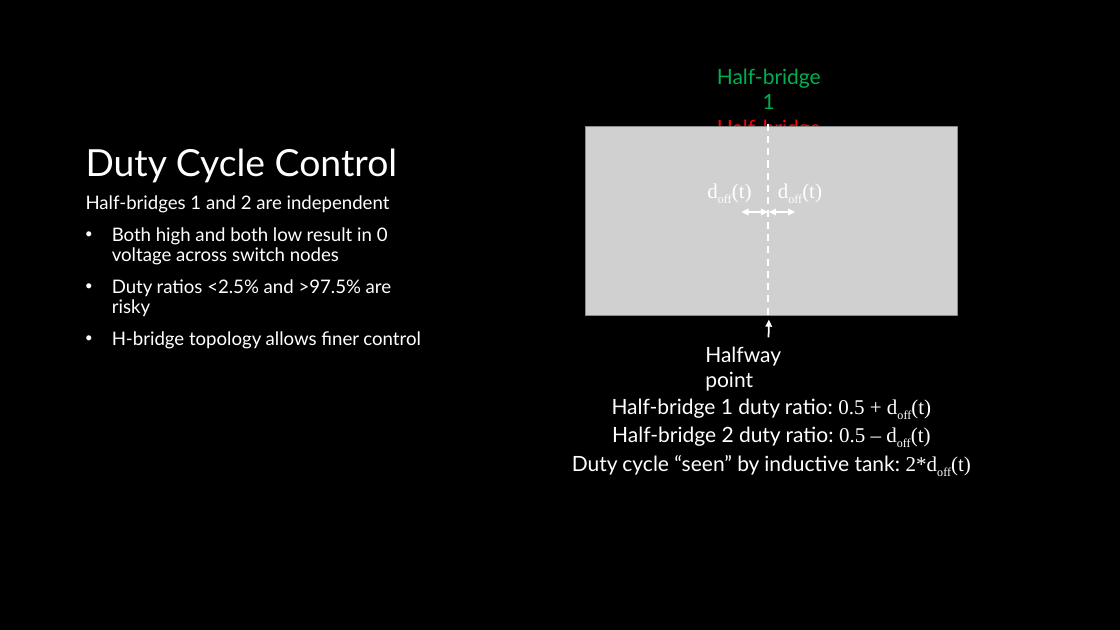
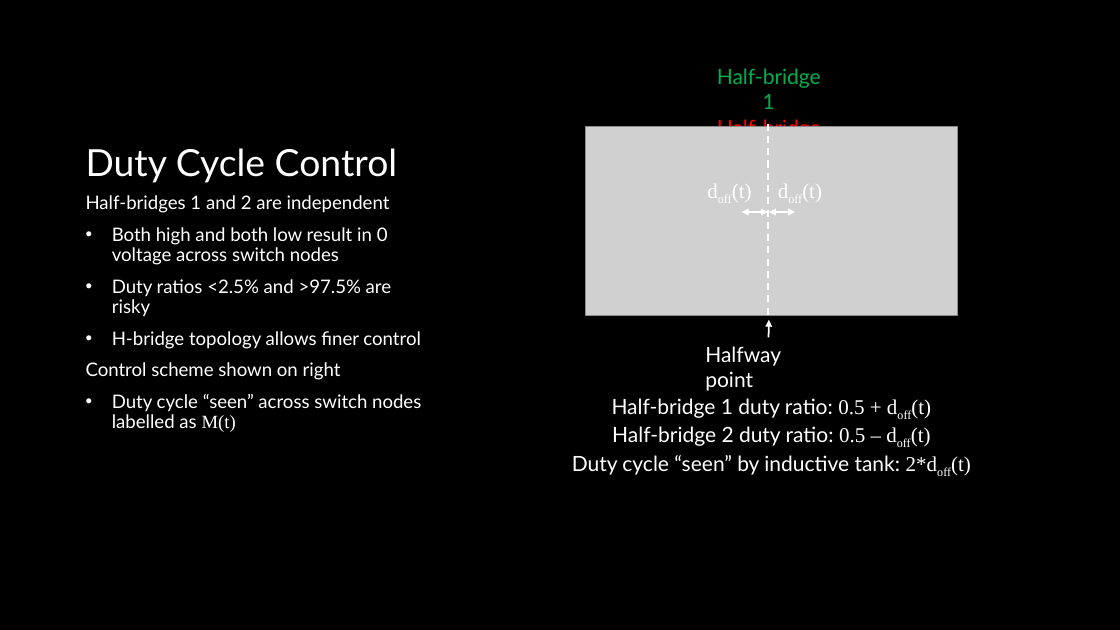
Before and after one commit to ut-ras/rm_electrical-supercap_v2, a slide deck: slide 3 of UT Robomasters – Supercap Power Stage Modeling.pptx. Drawn at 1120x630 pixels with LibreOffice and Linux fonts; fonts in the diff are those of the drawing; grey boxes stand for pictures. Boxes give left, top, right and bottom in pixels: in the first picture for what was removed or moved away, otherwise in the second. Text is boxed around its words. In the diff, an @@ line names an element or a change of style, - is before the commit and + after.

```diff
--- a/UT Robomasters – Supercap Power Stage Modeling.pptx
+++ b/UT Robomasters – Supercap Power Stage Modeling.pptx
@@ text at box(86, 362, 421, 432): paragraphs added @@
+Control scheme shown on right
+• Duty cycle “seen” across switch nodes labelled as M(t)
```
Also in this commit, not shown: 2 other slides changed, 1 slide added, 2 other files.
